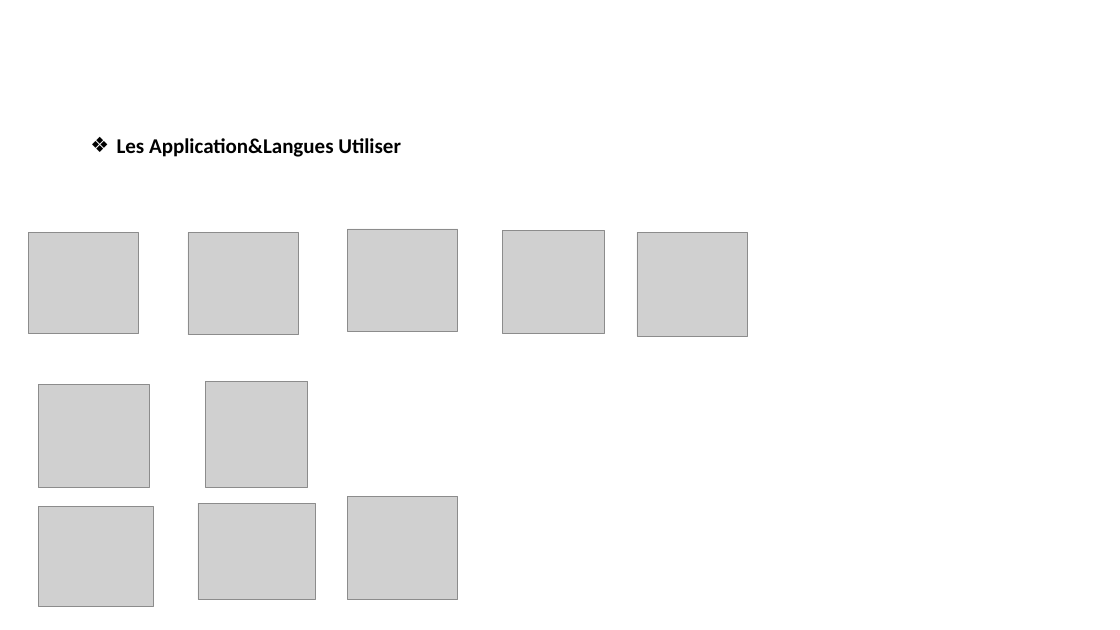
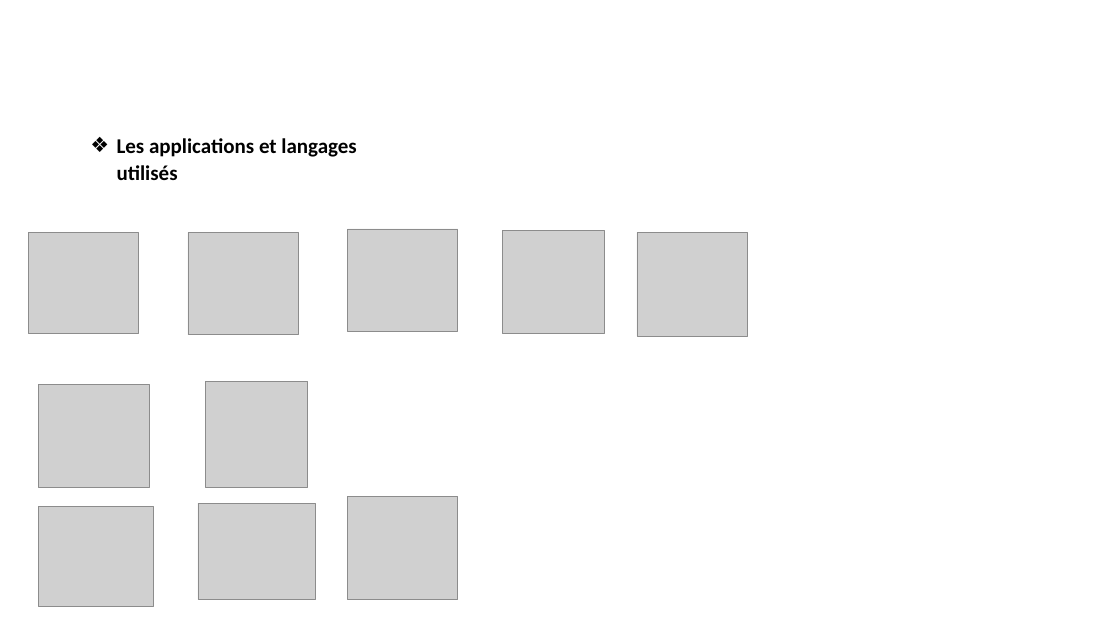
Before and after one commit to Tablieh/my_project_final, a slide deck: slide 4 of Mon PROJET APPLICATION WEB.pptx. Drawn at 1120x630 pixels with LibreOffice and Linux fonts; fonts in the diff are those of the drawing; grey boxes stand for pictures; background and template pictures are left out. Boxes give left, top, right and bottom in pixels: in the first picture for what was removed or moved away, otherwise in the second. Text is boxed around its words. In the diff, an @@ line names an element or a change of style, - is before the commit and + after.

```diff
--- a/Mon PROJET APPLICATION WEB.pptx
+++ b/Mon PROJET APPLICATION WEB.pptx
@@ text at [117,138,356,180]: text changed @@
-❖ Les Application&Langues Utiliser
+❖ Les applications et langages utilisés
```
Also in this commit, not shown: 16 other slides changed, 2 slides added, 3 slides removed, 20 other files.
